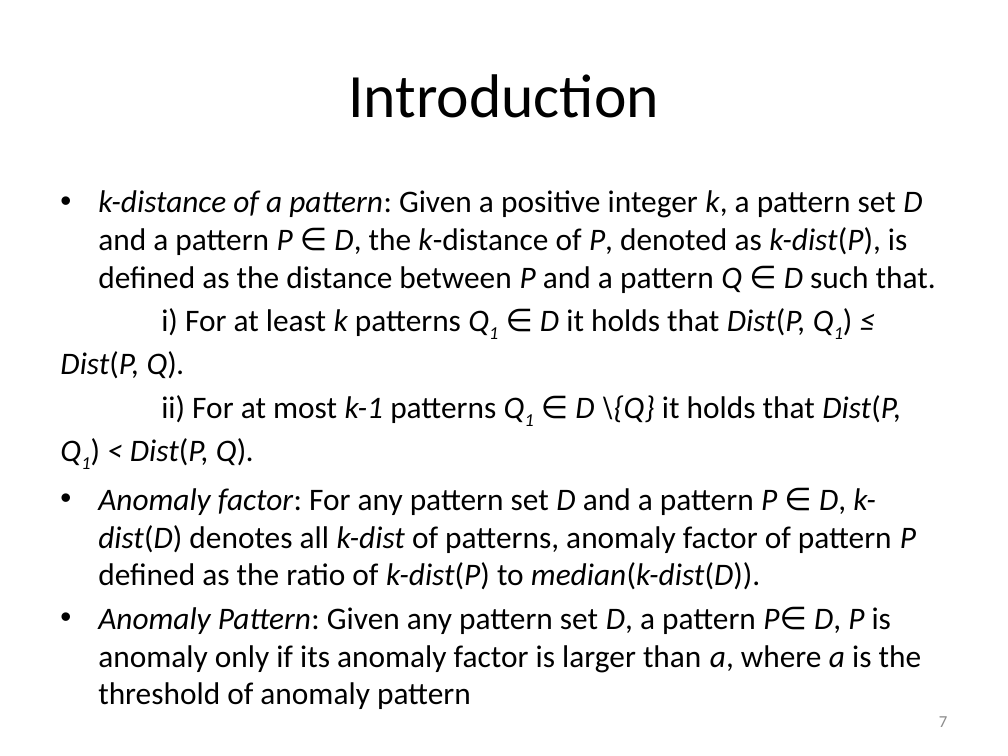
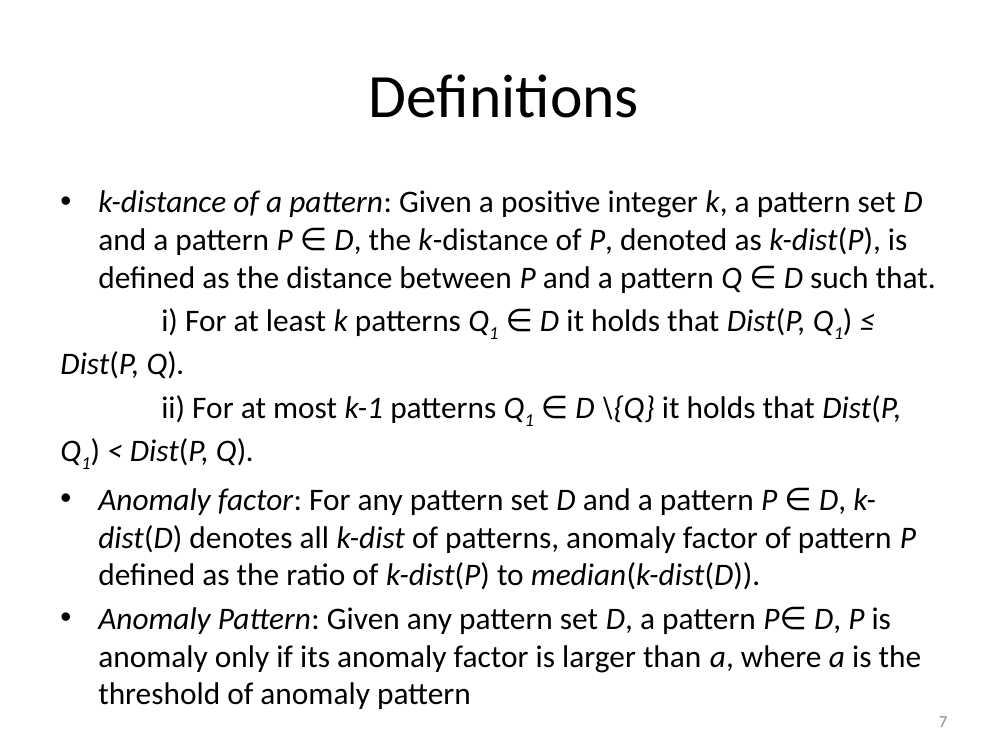
Before and after one commit to vyngo/caohoc-project-name, a slide deck: slide 7 of Report/pre.pptx. Drawn at 1008x756 pixels with LibreOffice and Linux fonts; fonts in the diff are those of the drawing. Boxes give left, top, right and bottom in pixels: in the first picture for what was removed or moved away, otherwise in the second. Text is boxed around its words. In the diff, an @@ line names an element or a change of style, - is before the commit and + after.

```diff
--- a/Report/pre.pptx
+++ b/Report/pre.pptx
@@ title at [369, 74, 639, 118]: text changed @@
-Introduction
+Definitions
```
Also in this commit, not shown: 15 other slides changed.
